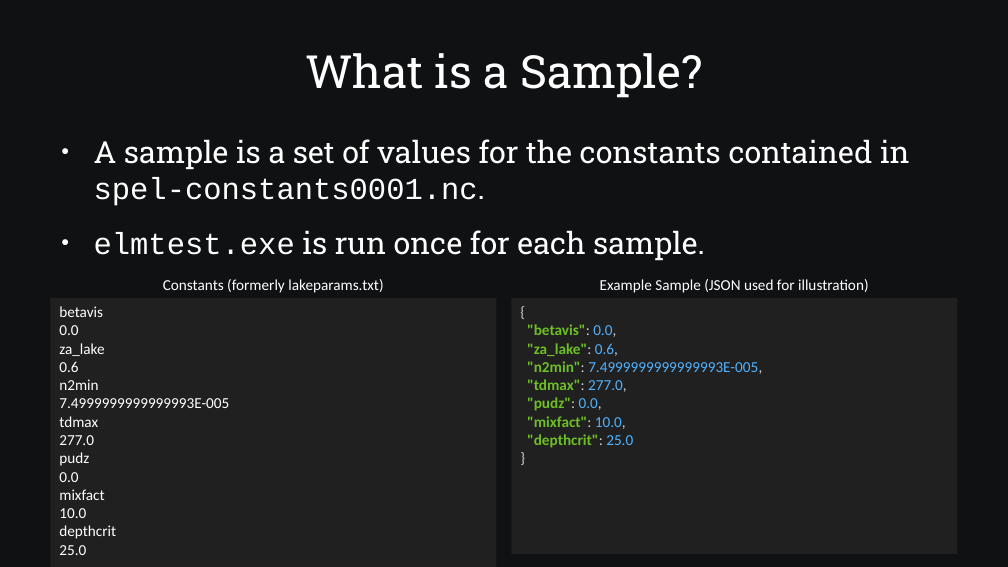
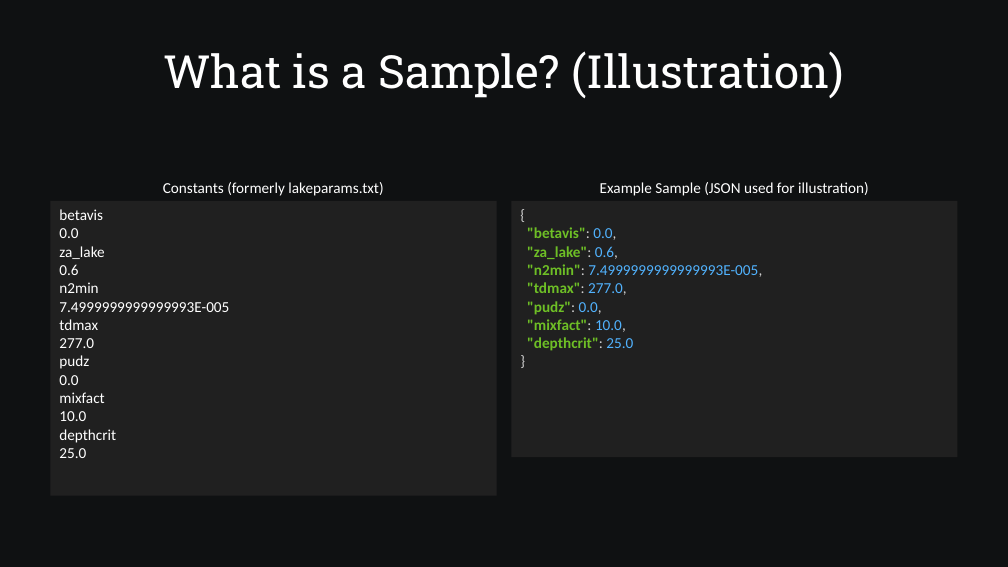
Before and after one commit to SamAllen06/lake_temp_work, a slide deck: slide 9 of documentation/for_collaborators/TestingSoftwareOverview.odp (slide 8 before the commit). Drawn at 1008x567 pixels with LibreOffice and Linux fonts; fonts in the diff are those of the drawing. Boxes give left, top, right and bottom in pixels: in the first picture for what was removed or moved away, otherwise in the second. Text is boxed around its words. In the diff, an @@ line names an element or a change of style, - is before the commit and + after.

Commit message:
Added aSamples Groups and Constants info
Explained why sample groups are ordered, why we'd want multiple sample groups, and how many constants we change.

```diff
--- a/documentation/for_collaborators/TestingSoftwareOverview.odp
+++ b/documentation/for_collaborators/TestingSoftwareOverview.odp
@@ title at bbox=[163, 51, 844, 98]: text changed @@
-What is a Sample?
+What is a Sample? (Illustration)
@@ text removed at bbox=[94, 139, 910, 261] @@
-● A sample is a set of values for the constants contained in spel-constants0001.nc.
-● elmtest.exe is run once for each sample.
@@ 2 rectangles, 2 texts: place and size @@
-2 rectangles, 2 texts at bbox=[50, 279, 958, 567]
+2 rectangles, 2 texts at bbox=[50, 182, 958, 496]
```
Also in this commit, not shown: 2 other slides changed, 2 slides added, 2 other files.
